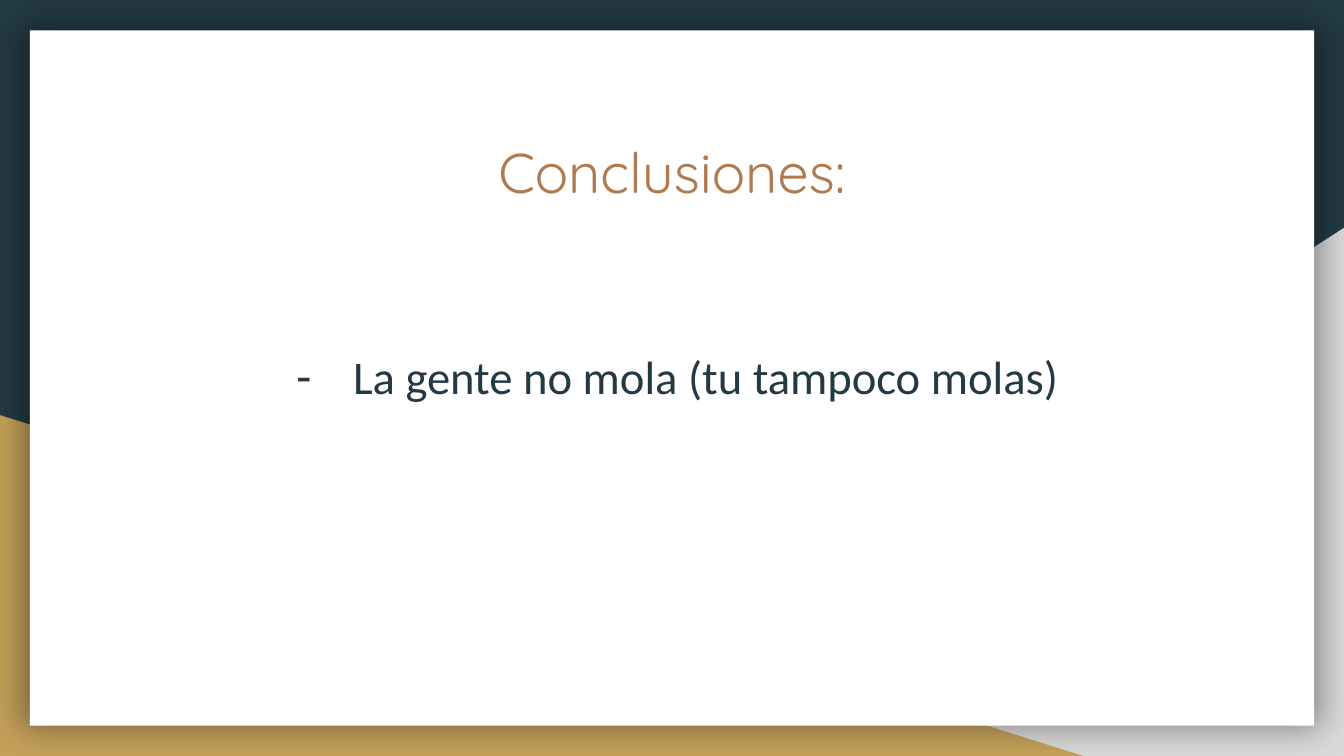
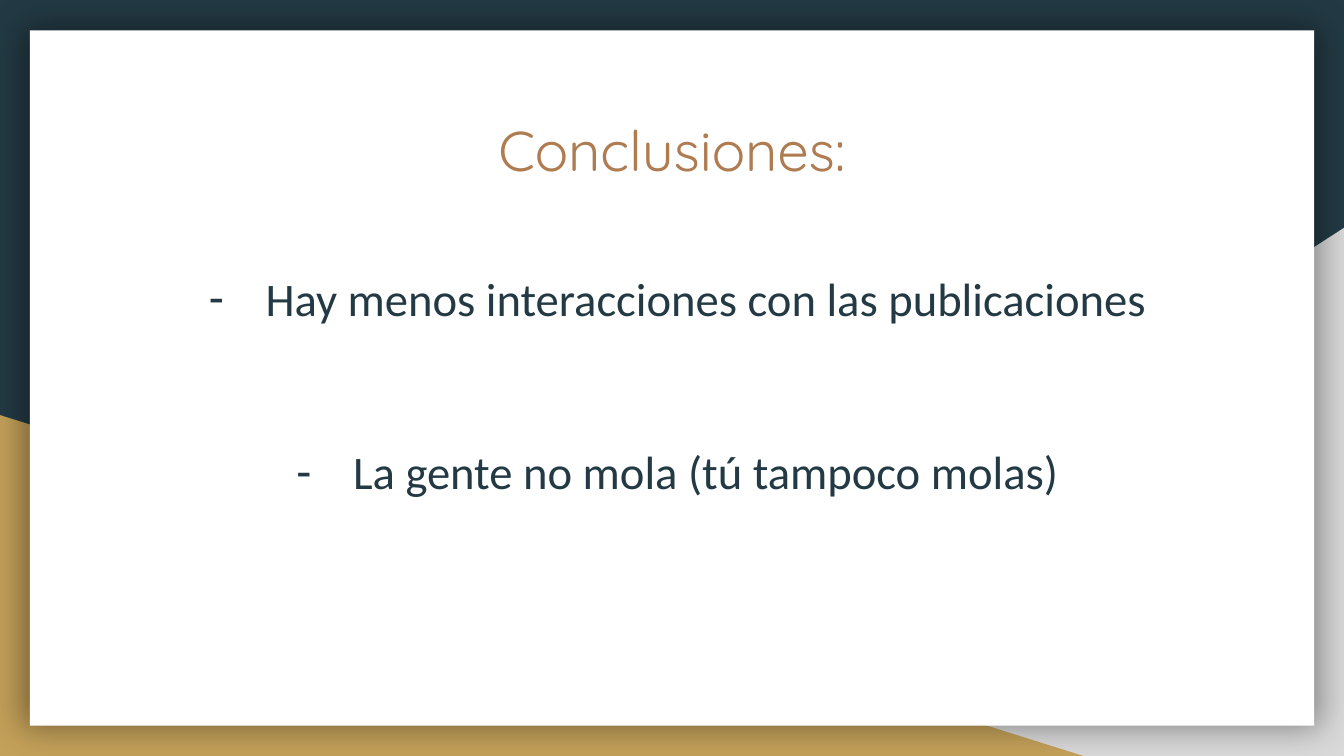
Before and after one commit to segomismo/proyecto-final-ironhack, a slide deck: slide 20 of Pystagram.pptx. Drawn at 1344x756 pixels with LibreOffice and Linux fonts; fonts in the diff are those of the drawing. Boxes give left, top, right and bottom in pixels: in the first picture for what was removed or moved away, otherwise in the second. Text is boxed around its words. In the diff, an @@ line names an element or a change of style, - is before the commit and + after.

```diff
--- a/Pystagram.pptx
+++ b/Pystagram.pptx
@@ title "Conclusiones:": place and size @@
-title "Conclusiones:" at (498,151,845,194)
+title "Conclusiones:" at (498,129,845,172)
@@ text at (266,283,1145,497): text changed @@
-– La gente no mola (tu tampoco molas)
+– Hay menos interacciones con las publicaciones
+– La gente no mola (tú tampoco molas)
```
Also in this commit, not shown: 2 other files.
